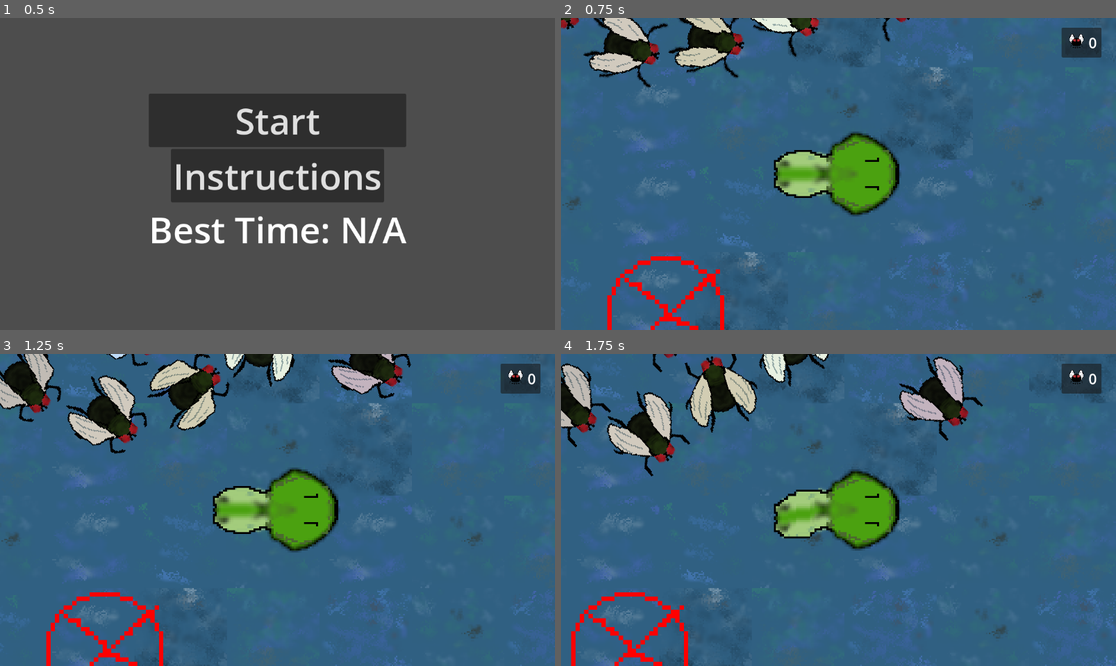
Above: before the commit, frames 1-4 (two rows, left to right).
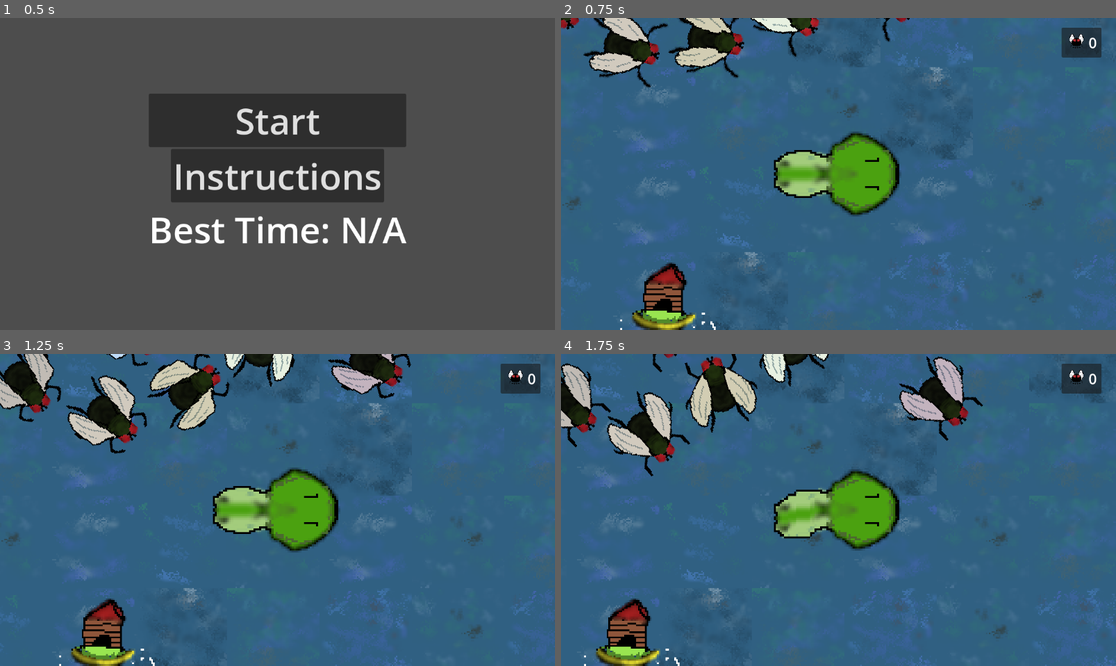
Above: after the commit, the same moments.

Repository: ibricchi/kikkerkoken
Game: Godot game, scene res://start.tscn
Two runs of this game, one before a commit and one after it. Both use one fixed random seed, a clock stepped at 60 frames per second and the inputs below.
Inputs:
- Up to frame 1 (0.5 s): no input
- Up to frame 2 (0.75 s): click "Start" at 0.5 s
- Up to frame 3 (1.25 s): no input
- Up to frame 4 (1.75 s): hold D (right) from 1.28 s (still down); tap Space (space) at 1.35 s

Frame 1 is identical in both runs. In frame 2, 2.4% of the frame differs, in the area x 8-30%, y 76-100%; in frame 3, 2.4%; in frame 4, 2.4%, in the area x 1-23%, y 76-100%.

Commit message:
more art

Diff:
--- a/scenes/fly_trap.tscn
+++ b/scenes/fly_trap.tscn
@@ -1,7 +1,7 @@
 [gd_scene load_steps=4 format=3 uid="uid://hie6y7rxqhgg"]
 
 [ext_resource type="Script" path="res://scripts/fly_trap.gd" id="1_06os3"]
-[ext_resource type="Texture2D" uid="uid://dkt4os1rdvcj6" path="res://assets/no-image.png" id="1_y2gv1"]
+[ext_resource type="Texture2D" uid="uid://bwkxb20wtpeoo" path="res://assets/house.png" id="2_l8maq"]
 
 [sub_resource type="RectangleShape2D" id="RectangleShape2D_jdtgm"]
 size = Vector2(27, 26)
@@ -14,4 +14,5 @@
 shape = SubResource("RectangleShape2D_jdtgm")
 
 [node name="Sprite2D" type="Sprite2D" parent="."]
-texture = ExtResource("1_y2gv1")
+scale = Vector2(0.4, 0.4)
+texture = ExtResource("2_l8maq")
--- a/scenes/player.tscn
+++ b/scenes/player.tscn
@@ -1,8 +1,9 @@
-[gd_scene load_steps=22 format=3 uid="uid://0nit1ug74kh2"]
+[gd_scene load_steps=23 format=3 uid="uid://0nit1ug74kh2"]
 
 [ext_resource type="Script" path="res://scripts/player.gd" id="1_1ddw4"]
 [ext_resource type="Texture2D" uid="uid://cyxpduslhf4um" path="res://assets/tadpole1anim.png" id="2_43ugr"]
-[ext_resource type="Texture2D" uid="uid://dluklpvvq3w6j" path="res://assets/back_leg.png" id="2_pbpqc"]
+[ext_resource type="Texture2D" uid="uid://c0kyqfx7b8b46" path="res://assets/frontleg.png" id="2_p7wlg"]
+[ext_resource type="Texture2D" uid="uid://defx54lnr60xd" path="res://assets/backleg.png" id="3_4v67c"]
 [ext_resource type="Texture2D" uid="uid://7i1xr0qp58sv" path="res://assets/eye.png" id="3_ddld6"]
 [ext_resource type="Texture2D" uid="uid://bawn3v83hrcji" path="res://assets/tounge.png" id="4_mcw0j"]
 [ext_resource type="Script" path="res://scripts/tounge.gd" id="4_oxcsk"]
@@ -139,7 +140,10 @@
 disabled = true
 
 [node name="left_front_leg" type="Sprite2D" parent="left_front_leg"]
-texture = ExtResource("2_pbpqc")
+position = Vector2(-1.29003, -1.56493)
+rotation = -3.0456
+scale = Vector2(0.5462, 0.5462)
+texture = ExtResource("2_p7wlg")
 
 [node name="right_front_leg" type="CollisionShape2D" parent="."]
 visible = false
@@ -149,19 +153,24 @@
 disabled = true
 
 [node name="left_front_leg" type="Sprite2D" parent="right_front_leg"]
-texture = ExtResource("2_pbpqc")
+position = Vector2(0.660278, -2.75028)
+rotation = -3.30042
+scale = Vector2(-0.532066, 0.55856)
+texture = ExtResource("2_p7wlg")
 
 [node name="left_back_leg" type="Sprite2D" parent="."]
 visible = false
-position = Vector2(-27.96, -9.345)
+position = Vector2(-7.34678, -19.9303)
 rotation = 2.03854
-texture = ExtResource("2_pbpqc")
+scale = Vector2(0.547292, 0.547292)
+texture = ExtResource("3_4v67c")
 
 [node name="right_back_leg" type="Sprite2D" parent="."]
 visible = false
-position = Vector2(-27.96, 9.345)
+position = Vector2(-7, 23)
 rotation = 1.14668
-texture = ExtResource("2_pbpqc")
+scale = Vector2(-0.547, 0.547)
+texture = ExtResource("3_4v67c")
 
 [node name="camera" type="Camera2D" parent="."]
 
--- a/scripts/swamp.gd
+++ b/scripts/swamp.gd
@@ -30,11 +30,11 @@
 	#BodyPart.create_eye,
 ]
 var body_parts: Array[Callable] = [
-	#BodyPart.create_eye,
-	#BodyPart.create_back_leg,
-	#BodyPart.create_tounge,
-	#BodyPart.create_back_leg,
-	#BodyPart.create_front_legs,
+	BodyPart.create_eye,
+	BodyPart.create_back_leg,
+	BodyPart.create_tounge,
+	BodyPart.create_back_leg,
+	BodyPart.create_front_legs,
 ]
 var body_part_available: bool = false:
 	set(v):
Binary file added: assets/backleg.png
Not shown, added: assets/backleg.png.import
Binary file added: assets/frontleg.png
Not shown, added: assets/frontleg.png.import
Binary file added: assets/house.png
Not shown, added: assets/house.png.import
